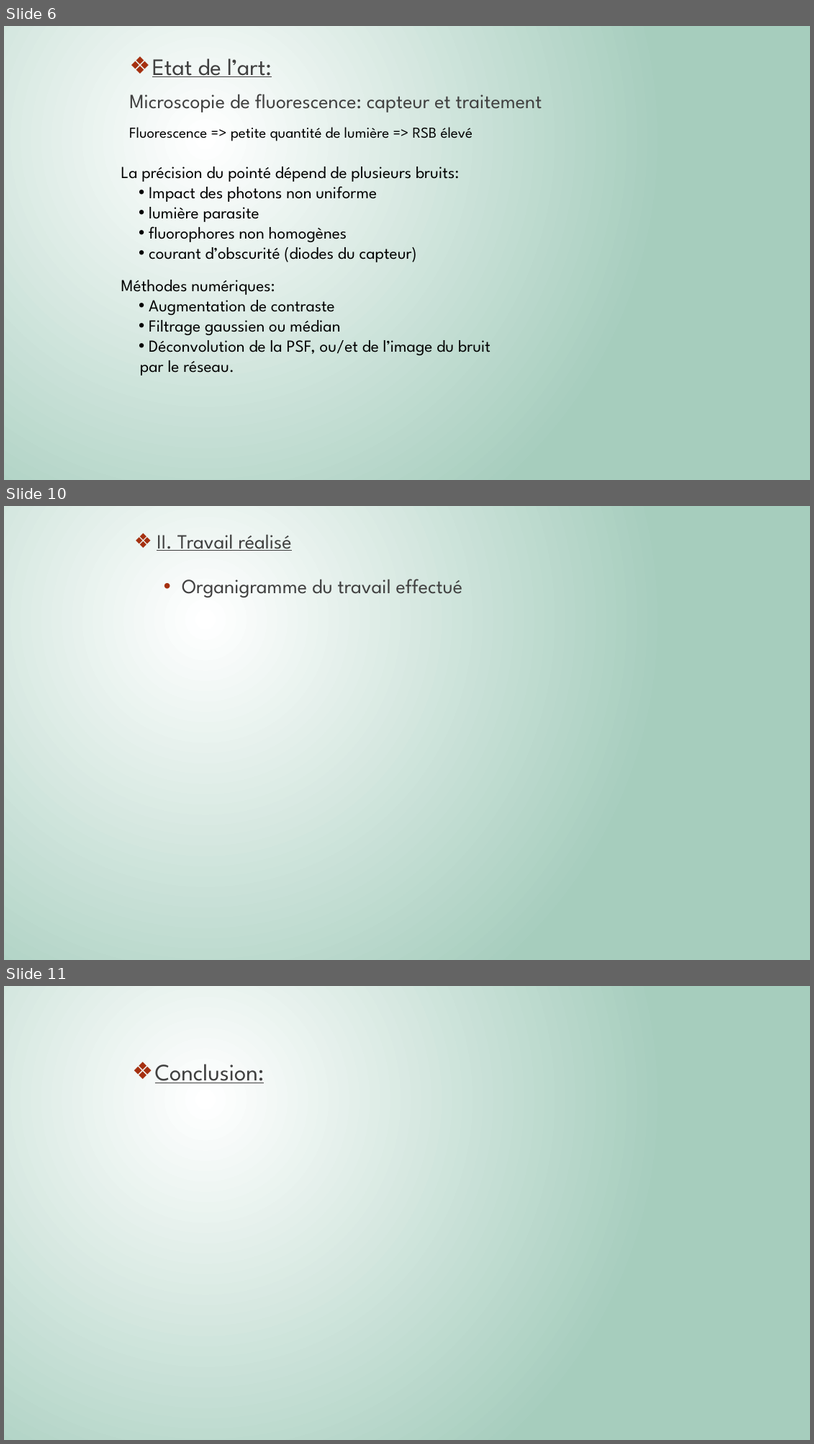
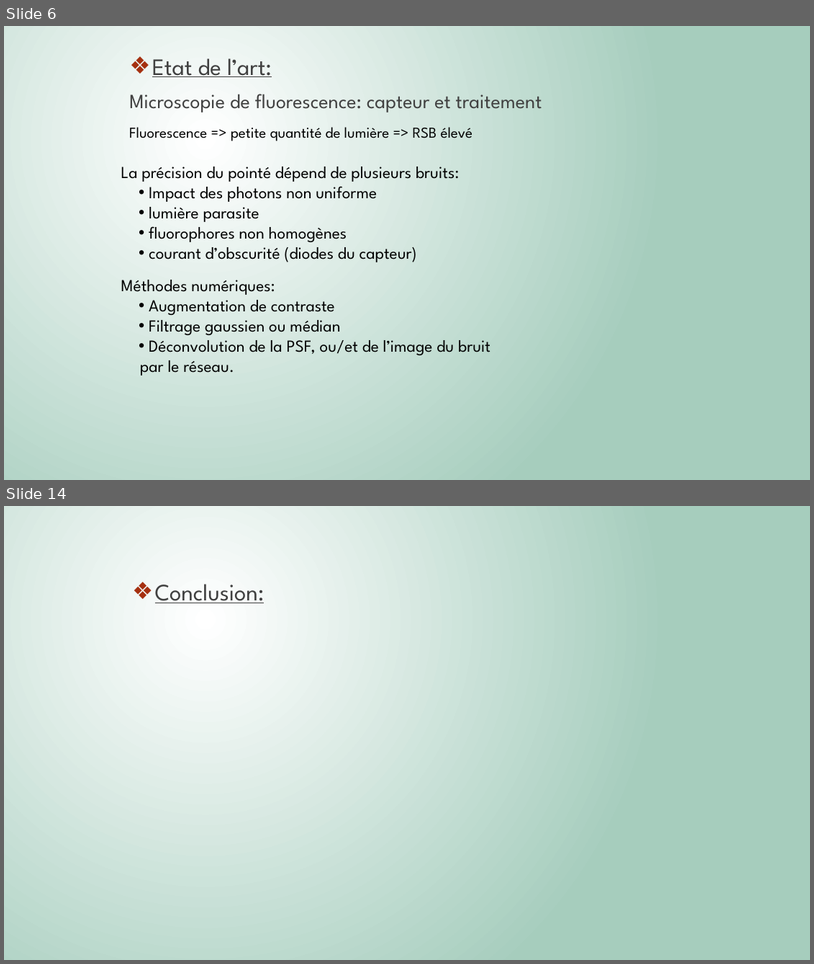
Before and after one commit to Killian-Herveau/PIMS, a slide deck: Pres_Avril/PresentationPIMSAvril.pptx. Shown one above the other, each under a label of ours: slides 6, 10 and 11 before the commit, slides 6 and 14 after it; the slides between them are not shown. The pictures are 814x1444 and 814x964 pixels, drawn with LibreOffice and Linux fonts; fonts in the diff are those of the drawing. Boxes give left, top, right and bottom in pixels: in the first picture for what was removed or moved away, otherwise in the second. Text is boxed around its words. In the diff, an @@ line names an element or a change of style, - is before the commit and + after.

```diff
--- a/Pres_Avril/PresentationPIMSAvril.pptx
+++ b/Pres_Avril/PresentationPIMSAvril.pptx
@@ slide 10 removed at [4,506,810,960], background gradient #FFFFFF to #A6CDBD @@
@@ text removed at [157,534,463,597] @@
-❖ II. Travail réalisé
-• Organigramme du travail effectué
@@ what was slide 11 is now slide 14 @@
```
Also in this commit, not shown: 2 slides changed, 6 slides added, 2 other slides removed, 7 other files.
